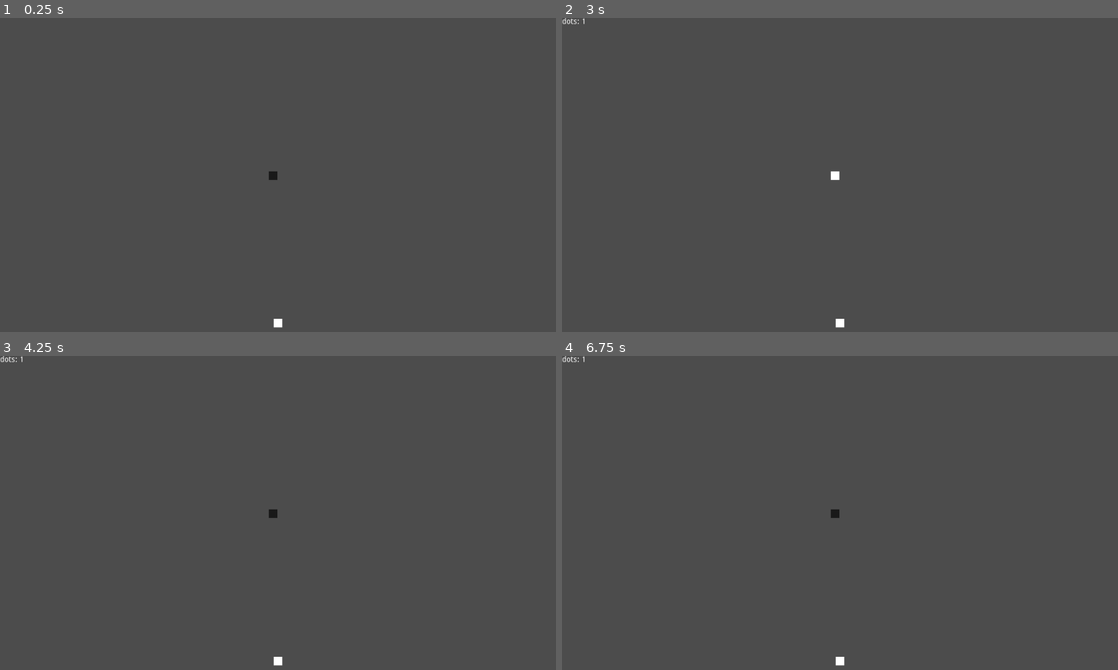
Above: before the commit, frames 1-4 (two rows, left to right).
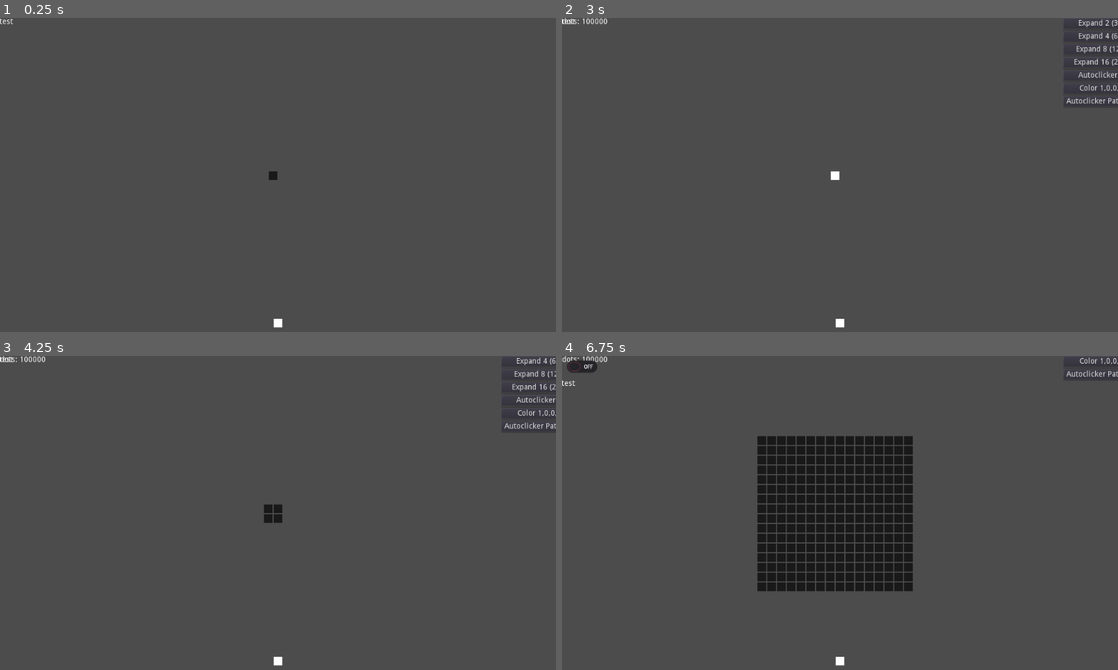
Above: after the commit, the same moments.

Repository: marschium/nonogram-idle
Game: Godot game, scene res://scenes/Main.tscn
Same seed, same stepped clock (60 frames per second), same inputs: the game is played once before the commit and once after it. The project has no main scene, so this scene is started directly.
Inputs (mouse positions are in pixels of both pictures, inside the frame that each line leads up to):
- Up to frame 1 (0.25 s): no input
- Up to frame 2 (3 s): click (840, 322) at 0.5 s; click (840, 322) at 1.25 s; click (840, 322) at 2 s; tap Enter at 2.75 s; move the mouse to (834, 175) at 2.77 s; click (834, 175) at 2.92 s
- Up to frame 3 (4.25 s): click (539, 362) at 3.5 s, where only the run after the commit has a clickable "Expand 2 (32)"
- Up to frame 4 (6.75 s): click (1101, 362) at 4.25 s, where only the run after the commit has a clickable "Expand 4 (64)"; click (1101, 362) at 5 s, where only the run after the commit has a clickable "Expand 8 (128)"; click (1101, 362) at 5.75 s, where only the run after the commit has a clickable "Expand 16 (256)"; click (1101, 362) at 6.5 s, where only the run after the commit has a clickable "Autoclicker 1"

The runs differ from the first frame. In frame 1, less than 0.1% of the frame differs, in the area x 0-3%, y 0-2%; in frame 2, 0.6%; in frame 3, 0.6%; in frame 4, 11%, in the area x 0-100%, y 0-75%.

Commit message:
wip pattern unlocking

Diff:
--- a/game/scenes/Main.gd
+++ b/game/scenes/Main.gd
@@ -12,125 +12,126 @@
 onready var color_control = $CanvasLayer/ColorMenu
 
 func toggle_autoclicker(enabled):
-    autoclicker.set_process(enabled)
-    autoclicker_button.set_process(enabled)
-    autoclicker.stop()
-    if enabled:
-        autoclicker.start()
-    # autoclicker_button.visible = autoclicker.running
-    autoclicker_button.pressed = autoclicker.running
+	autoclicker.set_process(enabled)
+	autoclicker_button.set_process(enabled)
+	autoclicker.stop()
+	if enabled:
+		autoclicker.start()
+	# autoclicker_button.visible = autoclicker.running
+	autoclicker_button.pressed = autoclicker.running
 
 # Called when the node enters the scene tree for the first time.
 func _ready():
-    $CanvasLayer/ColorMenu.add_color(current_color)
-    # TODO should the Patterns be responsible for multiplexing?
-    toggle_autoclicker(enable_autoclicker)
-    for p in $Patterns.get_children():
-        $Gameboard.connect("tile_changed", p, "_on_Gameboard_tile_changed")
-        $Gameboard.connect("complete", p, "_on_Gameboard_complete")
-        p.connect("matched", self, "_on_Pattern_matched", [p])
+	$CanvasLayer/ColorMenu.add_color(current_color)
+	# TODO should the Patterns be responsible for multiplexing?
+	toggle_autoclicker(enable_autoclicker)
+	for p in $Patterns.get_children():
+		$Gameboard.connect("tile_changed", p, "_on_Gameboard_tile_changed")
+		$Gameboard.connect("complete", p, "_on_Gameboard_complete")
+		p.connect("matched", self, "_on_Pattern_matched", [p])
+		$CanvasLayer/Control/VBoxContainer/PatternsControl.add_pattern(p)
 
 func _on_Autoclicker_click(x, y, color):
-    $Gameboard.change_dot(x, y, color)
+	$Gameboard.change_dot(x, y, color)
 
 func _on_Autoclicker_click_any(color):
-    $Gameboard.next_unchanged().change(current_color)
+	$Gameboard.next_unchanged().change(current_color)
 
 func _on_Gameboard_tile_clicked(tile):
-    autoclicker.stop()
-    autoclicker_button.pressed = false
-    tile.change(current_color)
+	autoclicker.stop()
+	autoclicker_button.pressed = false
+	tile.change(current_color)
 
 func _on_Gameboard_complete():
-    autoclicker.stop()
-    yield(get_tree().create_timer(0.2), "timeout")
-    $Gameboard.reset()
-    if autoclicker_button.pressed:
-        autoclicker.start(0, 0)
+	autoclicker.stop()
+	yield(get_tree().create_timer(0.2), "timeout")
+	$Gameboard.reset()
+	if autoclicker_button.pressed:
+		autoclicker.start(0, 0)
 
 func _on_AutoclickerButton_toggled(button_pressed):
-    if button_pressed:
-        var d = $Gameboard.next_unchanged()
-        autoclicker.start(d.x, d.y)
-    else:
-        autoclicker.stop()
+	if button_pressed:
+		var d = $Gameboard.next_unchanged()
+		autoclicker.start(d.x, d.y)
+	else:
+		autoclicker.stop()
 
 func _on_PatternButton_toggled(button_pressed):
-    if button_pressed:
-        var d = $Gameboard.next_unchanged()
-        autoclicker.set_pattern(d.x, d.y)
-    else:
-        autoclicker.set_single()
+	if button_pressed:
+		var d = $Gameboard.next_unchanged()
+		autoclicker.set_pattern(d.x, d.y)
+	else:
+		autoclicker.set_single()
 
 func _on_Pattern_matched(bonus, pattern):
-    # TODO check that first pattern unlock.
-    # TODO make pattern first unlock a seperate signal?
-    score += bonus
-    $ScoreLabel.text = "dots: %s" % score
+	# TODO check that first pattern unlock.
+	# TODO make pattern first unlock a seperate signal?
+	score += bonus
+	$ScoreLabel.text = "dots: %s" % score
 
 func _on_UpgradeControl_expand_grid_upgrade(new_size, cost, control):
-    if $Upgrades.buy_expand_upgrade(new_size):
-        control.queue_free()
-        $Gameboard.reset_board(new_size)
+	if $Upgrades.buy_expand_upgrade(new_size):
+		control.queue_free()
+		$Gameboard.reset_board(new_size)
 
 func _on_UpgradeControl_autoclicker_upgrade(new_speed, cost, control):
-    if $Upgrades.buy_autoclicker_upgrade(new_speed):
-        control.queue_free()
-        autoclicker_button.visible = true
+	if $Upgrades.buy_autoclicker_upgrade(new_speed):
+		control.queue_free()
+		autoclicker_button.visible = true
 
 func _on_UpgradeControl_pattern_upgrade(control):
-    # TODO enable the patterns selection screen and active pattern tracking node
-    if $Upgrades.buy_patterns_upgrade():
-        control.queue_free()
-        pattern_enable_button.visible = true
+	# TODO enable the patterns selection screen and active pattern tracking node
+	if $Upgrades.buy_patterns_upgrade():
+		control.queue_free()
+		pattern_enable_button.visible = true
 
 func _on_Upgrades_score_increased(new_value):
-    $ScoreLabel.text = "dots: %s" % new_value
+	$ScoreLabel.text = "dots: %s" % new_value
 
 func _on_Upgrades_expand_board_upgrade_unavailable(size):
-    print_debug("unavailable %d" % size)
-    upgrade_control.remove_expand_grid_upgrade(size)
+	print_debug("unavailable %d" % size)
+	upgrade_control.remove_expand_grid_upgrade(size)
 
 func _on_Upgrades_expand_board_upgrade_available(size, cost):
-    print_debug("available %d" % size)
-    upgrade_control.add_expand_grid_upgrade(size, cost)
+	print_debug("available %d" % size)
+	upgrade_control.add_expand_grid_upgrade(size, cost)
 
 func _on_Gameboard_tile_changed(tile):
-    $Upgrades.increase_score()
+	$Upgrades.increase_score()
 
 func _on_Upgrades_expand_board_upgrade_active(size, cost):
-    pass
+	pass
 
 func _on_Upgrades_expand_autoclicker_active(speed, cost):
-    pass # Replace with function body.
+	pass # Replace with function body.
 
 func _on_Upgrades_patterns_active():
-    pass
+	pass
 
 func _on_Upgrades_expand_autoclicker_available(speed, cost):
-    print_debug("available %d" % speed)
-    upgrade_control.add_autoclicker_upgrade(speed, cost)
+	print_debug("available %d" % speed)
+	upgrade_control.add_autoclicker_upgrade(speed, cost)
 
 func _on_Upgrades_expand_autoclicker_unavailable(speed):
-    # TODO could just setup forwarding on _ready
-    print_debug("unavailable %d" % speed)
-    upgrade_control.remove_autoclicker_upgrade(speed)
+	# TODO could just setup forwarding on _ready
+	print_debug("unavailable %d" % speed)
+	upgrade_control.remove_autoclicker_upgrade(speed)
 
 func _on_Upgrades_patterns_available():
-    print_debug("patterns available")
-    upgrade_control.add_pattern_upgrade()
+	print_debug("patterns available")
+	upgrade_control.add_pattern_upgrade()
 
 func _on_Upgrades_patterns_unavailable():
-    upgrade_control.remove_pattern_upgrade()
+	upgrade_control.remove_pattern_upgrade()
 
 func _on_Upgrades_color_available(color, cost):
-    print_debug("color available")
-    upgrade_control.add_color_upgrade(color, cost)
+	print_debug("color available")
+	upgrade_control.add_color_upgrade(color, cost)
 
 func _on_UpgradeControl_color_upgrade(color, cost, control):
-    if $Upgrades.buy_color_upgrade(color):
-        control.queue_free()
-        color_control.add_color(color)
+	if $Upgrades.buy_color_upgrade(color):
+		control.queue_free()
+		color_control.add_color(color)
 
 func _on_ColorMenu_color_select(color):
-    current_color = color
+	current_color = color
--- a/game/scenes/Main.tscn
+++ b/game/scenes/Main.tscn
@@ -7,6 +7,7 @@
 [ext_resource path="res://scenes/UpgradeControl.gd" type="Script" id=5]
 [ext_resource path="res://scenes/Upgrades.gd" type="Script" id=6]
 [ext_resource path="res://scenes/ColorMenu.gd" type="Script" id=7]
+[ext_resource path="res://scenes/PatternsControl.gd" type="Script" id=8]
 
 [node name="Main" type="Node2D"]
 script = ExtResource( 2 )
@@ -85,6 +86,17 @@
 margin_bottom = 40.0
 text = "pattern"
 
+[node name="PatternsControl" type="Control" parent="CanvasLayer/Control/VBoxContainer"]
+margin_right = 77.0
+script = ExtResource( 8 )
+
+[node name="VBoxContainer" type="VBoxContainer" parent="CanvasLayer/Control/VBoxContainer/PatternsControl"]
+anchor_right = 1.0
+anchor_bottom = 1.0
+__meta__ = {
+"_edit_use_anchors_": false
+}
+
 [node name="ColorMenu" type="Control" parent="CanvasLayer"]
 anchor_top = 0.877
 anchor_right = 1.0
--- a/game/scenes/Pattern.gd
+++ b/game/scenes/Pattern.gd
@@ -1,6 +1,7 @@
 extends Node2D
 
 signal matched(bonus)
+signal unlocked()
 
 var file = ""
 var pattern_name = ""
@@ -10,33 +11,36 @@
 var unlocked = false
 
 func read_json_file(file_path):
-    var file = File.new()
-    file.open(file_path, File.READ)
-    var content_as_text = file.get_as_text()
-    var content_as_dictionary = parse_json(content_as_text)
-    return content_as_dictionary
+	var file = File.new()
+	file.open(file_path, File.READ)
+	var content_as_text = file.get_as_text()
+	var content_as_dictionary = parse_json(content_as_text)
+	return content_as_dictionary
 
 # Called when the node enters the scene tree for the first time.
 func _ready():
-    var pattern_def = read_json_file(file)
-    pattern_name = pattern_def.get("name", "test")
-    bonus = pattern_def["bonus"]
-    for t in pattern_def["tiles"]:
-        var x = int(t["x"])
-        var y = int(t["y"])
-        if not tiles.has(t["x"]):
-            tiles[x] = Dictionary()
-        tiles[x][y] = Color(float(t["c"][0]) / 255.0, float(t["c"][1]) / 255.0, float(t["c"][2]) / 255.0)
-    tiles_unmatched = tiles.duplicate(true)
+	var pattern_def = read_json_file(file)
+	pattern_name = pattern_def.get("name", "test")
+	bonus = pattern_def["bonus"]
+	for t in pattern_def["tiles"]:
+		var x = int(t["x"])
+		var y = int(t["y"])
+		if not tiles.has(t["x"]):
+			tiles[x] = Dictionary()
+		tiles[x][y] = Color(float(t["c"][0]) / 255.0, float(t["c"][1]) / 255.0, float(t["c"][2]) / 255.0)
+	tiles_unmatched = tiles.duplicate(true)
 
 func _on_Gameboard_tile_changed(tile):
-    if tiles.get(tile.x).get(tile.y) == tile.sprite.modulate:
-        tiles_unmatched.get(tile.x).erase(tile.y)
-        if tiles_unmatched.get(tile.x).empty():
-            tiles_unmatched.erase(tile.x)
+	if tiles.get(tile.x).get(tile.y) == tile.sprite.modulate:
+		tiles_unmatched.get(tile.x).erase(tile.y)
+		if tiles_unmatched.get(tile.x).empty():
+			tiles_unmatched.erase(tile.x)
 
 func _on_Gameboard_complete():
-    if tiles_unmatched.empty():
-        print_debug("pattern matched")
-        emit_signal("matched", bonus)
-    tiles_unmatched = tiles.duplicate(true)
+	if tiles_unmatched.empty():
+		print_debug("pattern matched")
+		emit_signal("matched", bonus)
+		if not unlocked:
+			unlocked = true
+			emit_signal("unlocked")
+	tiles_unmatched = tiles.duplicate(true)
--- /dev/null
+++ b/game/scenes/PatternsControl.gd
@@ -0,0 +1,23 @@
+extends Control
+
+
+# Declare member variables here. Examples:
+# var a = 2
+# var b = "text"
+
+
+# Called when the node enters the scene tree for the first time.
+func _ready():
+	pass # Replace with function body.
+
+
+func add_pattern(pattern):
+	var l = Label.new()
+	l.text = pattern.pattern_name[0]
+	pattern.connect("unlocked", self, "_on_Pattern_unlocked", [l, pattern])
+	# TODO connect the unlocked signal and active the button or something
+	$VBoxContainer.add_child(l)
+
+func _on_Pattern_unlocked(control, pattern):
+	print_debug("unlocked")
+	control.modulate = Color(0, 1, 0)
--- a/game/scenes/Upgrades.gd
+++ b/game/scenes/Upgrades.gd
@@ -24,7 +24,7 @@
 var patterns_activated = false
 var pattern_activation_cost = 1024
 
-var score = 0
+var score = 99999
 
 # TODO these would be in a save file or something
 var unavilable_expand_upgrades = Dictionary()  # size -> cost
Not shown: 1 places in game/scenes/Main.tscn that only renumber resources
